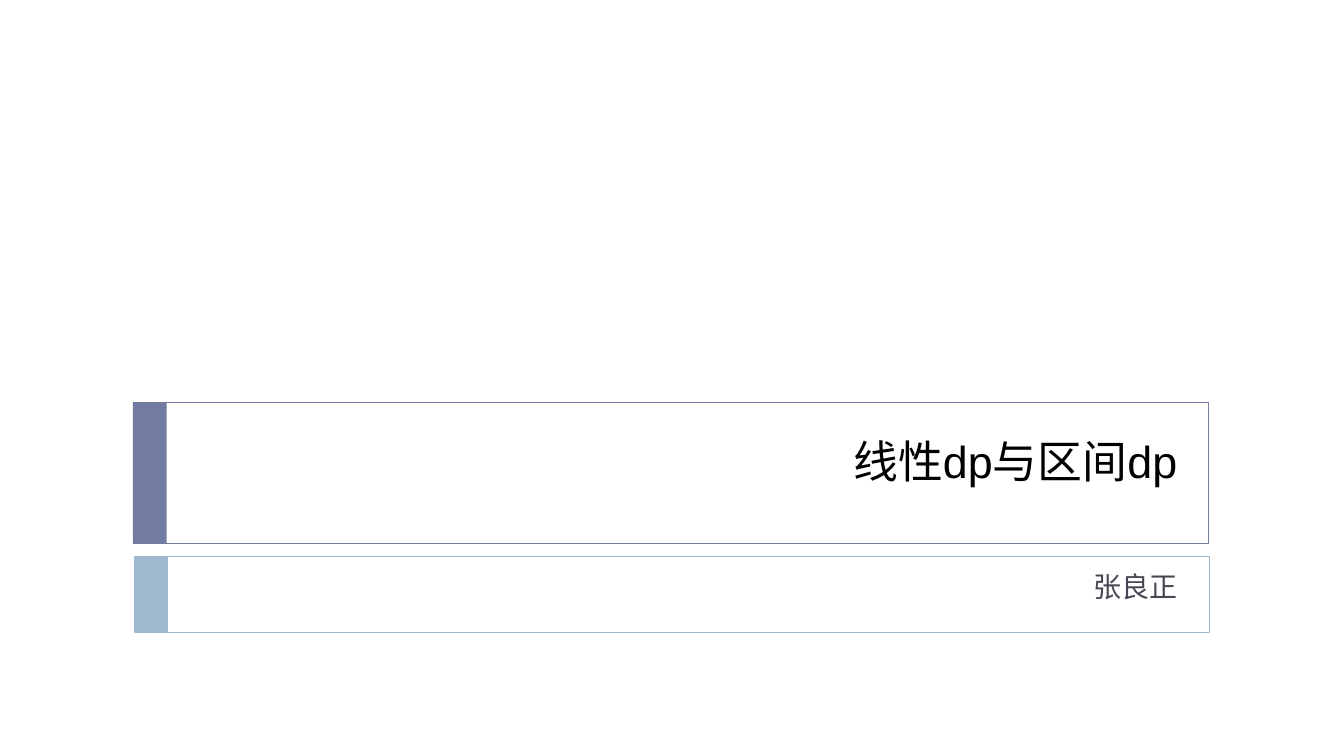
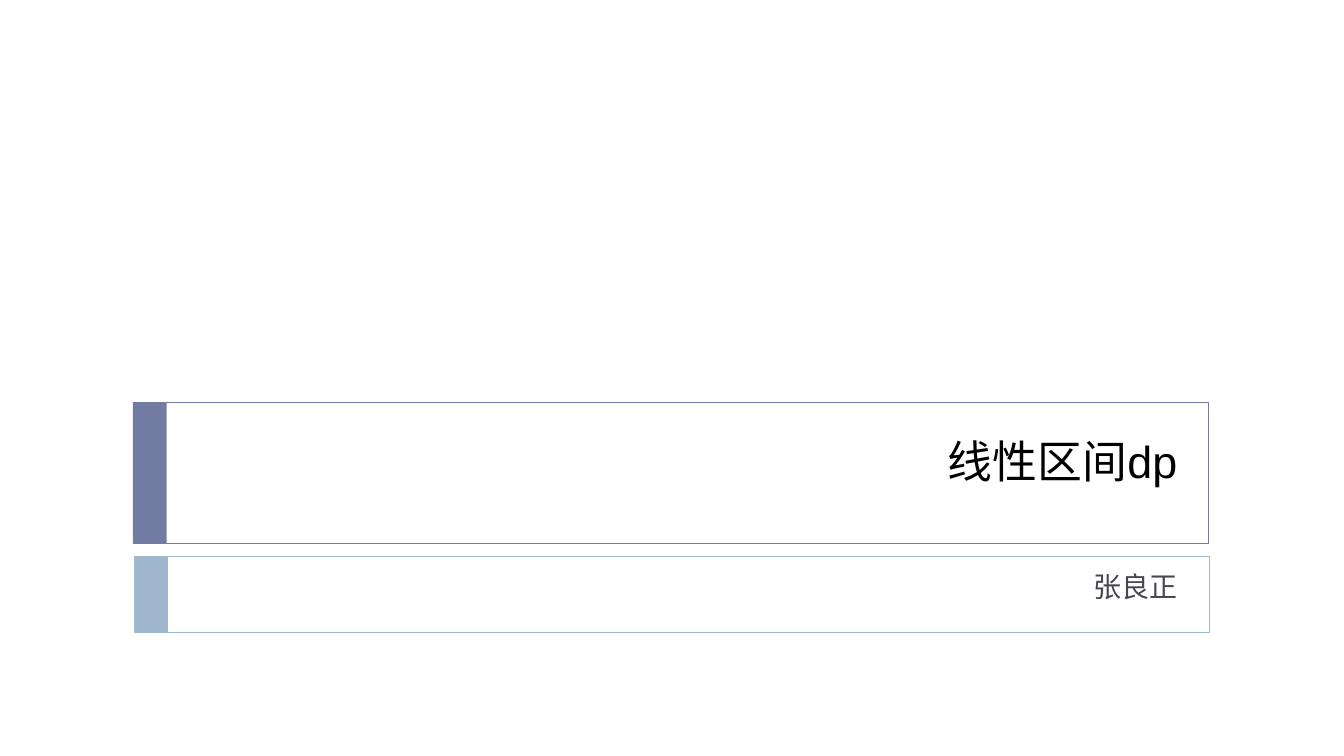
Before and after one commit to fxsc03/-, a slide deck: slide 1 of wd/线性dp与区间dp.pptx. Drawn at 1344x756 pixels with LibreOffice and Linux fonts; fonts in the diff are those of the drawing. Boxes give left, top, right and bottom in pixels: in the first picture for what was removed or moved away, otherwise in the second. Text is boxed around its words. In the diff, an @@ line names an element or a change of style, - is before the commit and + after.

Commit message:
zlz
111

```diff
--- a/wd/线性dp与区间dp.pptx
+++ b/wd/线性dp与区间dp.pptx
@@ title at (x1=948, y1=440, x2=1177, y2=488): text changed @@
-线性dp与区间dp
+线性区间dp
```
